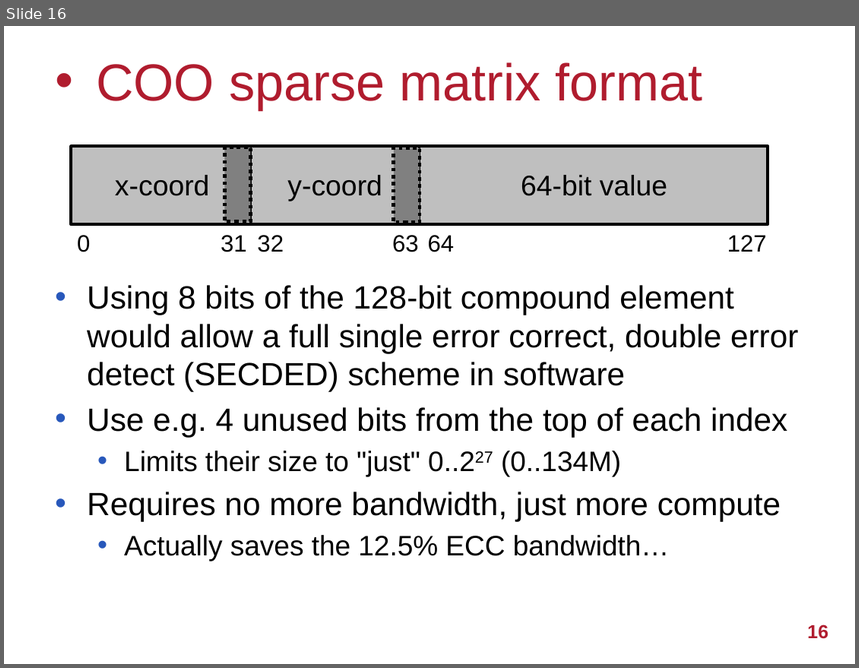
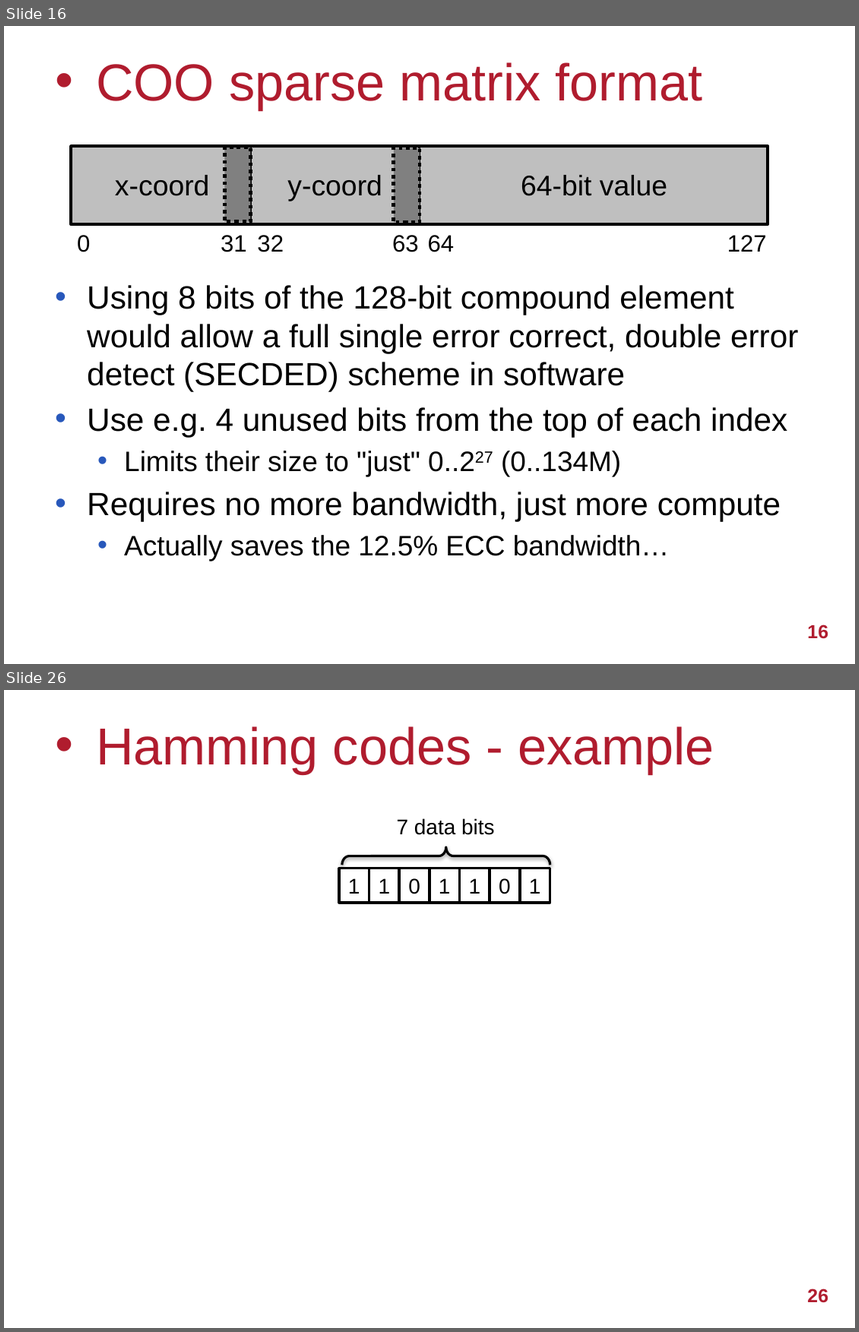
Before and after one commit to UoB-HPC/abft-training, a slide deck: abft-training.pptx. Shown one above the other, each under a label of ours: slide 16 before the commit, slides 16 and 26 after it; the slides between them are not shown. The pictures are 859x668 and 859x1332 pixels, drawn with LibreOffice and Linux fonts; fonts in the diff are those of the drawing; background and template pictures are left out. Boxes give left, top, right and bottom in pixels: in the first picture for what was removed or moved away, otherwise in the second. Text is boxed around its words. In the diff, an @@ line names an element or a change of style, - is before the commit and + after.

Commit message:
Add slides describing hamming codes and 7/8-bit SEC schemes

```diff
--- a/abft-training.pptx
+++ b/abft-training.pptx
@@ slide 26 added at [4, 690, 855, 1328], background #FFFFFF @@
@@ title added at [96, 726, 715, 774], 44 pt, text #B01C2E @@
+• Hamming codes - example
@@ text added at [397, 818, 495, 835], 18 pt, text #000000 @@
+7 data bits
@@ left brace added at [342, 847, 550, 865], outline #000000 2 pt @@
@@ rectangle added at [339, 869, 369, 903], fill #FFFFFF, outline #000000 2 pt, 18 pt, text #000000 @@
+1
@@ rectangle added at [369, 869, 399, 903], fill #FFFFFF, outline #000000 2 pt, 18 pt, text #000000 @@
+1
@@ rectangle added at [400, 869, 430, 903], fill #FFFFFF, outline #000000 2 pt, 18 pt, text #000000 @@
+0
@@ rectangle added at [430, 869, 459, 903], fill #FFFFFF, outline #000000 2 pt, 18 pt, text #000000 @@
+1
@@ rectangle added at [459, 869, 489, 903], fill #FFFFFF, outline #000000 2 pt, 18 pt, text #000000 @@
+1
@@ rectangle added at [490, 869, 520, 903], fill #FFFFFF, outline #000000 2 pt, 18 pt, text #000000 @@
+0
@@ rectangle added at [520, 869, 550, 903], fill #FFFFFF, outline #000000 2 pt, 18 pt, text #000000 @@
+1
@@ page number added at [807, 1289, 829, 1303], 16 pt, text #B01C2E, bold @@
+26
```
Also in this commit, not shown: 6 slides changed, 16 other slides added, 1 slide removed.
